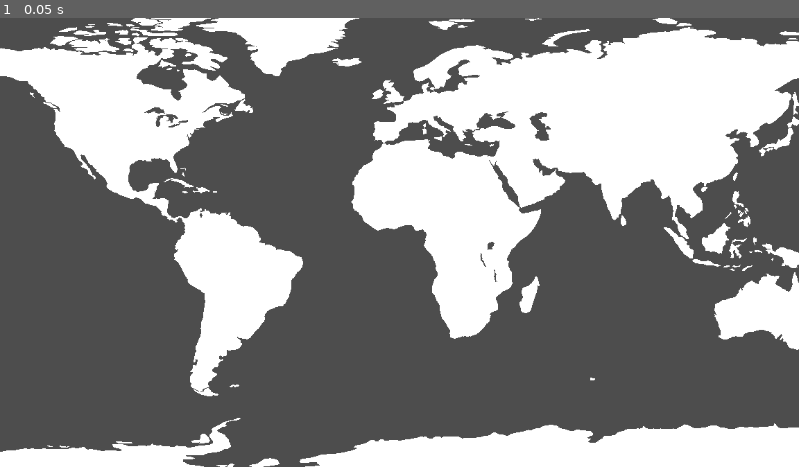
Above: before the commit, frame 1.
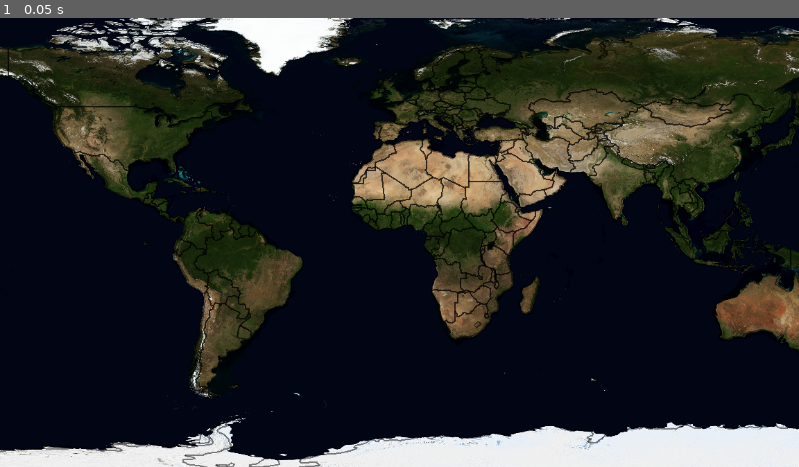
Above: after the commit, the same moment.

Repository: Thomas-Holtvedt/grand-strategy-polygons
Game: Godot game, scene res://Main.tscn
The game is run twice, just before and just after one commit, with the same random seed, the same clock (stepped at 60 frames per second) and the same inputs.
Inputs:
- Up to frame 1 (0.05 s): no input

The runs differ from the first frame. In frame 1, 94% of the frame differs, in the area x 0-100%, y 0-100%.

Commit message:
Graphic and border update

Diff:
--- a/Main.tscn
+++ b/Main.tscn
@@ -1,9 +1,14 @@
-[gd_scene load_steps=2 format=3 uid="uid://de3bo5ne6ch8r"]
+[gd_scene load_steps=3 format=3 uid="uid://de3bo5ne6ch8r"]
 
 [ext_resource type="Script" path="res://main.gd" id="1_2rrpw"]
+[ext_resource type="Texture2D" uid="uid://bi73j6ycwd6j7" path="res://world.200408.3x5400x2700.jpg" id="2_f5waj"]
 
 [node name="Node2D" type="Node2D"]
 script = ExtResource("1_2rrpw")
 
 [node name="Camera2D" type="Camera2D" parent="."]
 zoom = Vector2(4, 4)
+
+[node name="World_200408_3x5400x2700" type="Sprite2D" parent="."]
+scale = Vector2(0.067, 0.067)
+texture = ExtResource("2_f5waj")
--- a/main.gd
+++ b/main.gd
@@ -44,13 +44,22 @@
 	var polygon = Polygon2D.new()
 	polygon.polygon = unique_points
 	polygon.name = str(partid)
+	polygon.modulate = Color(0,0,0,0)
 
 	var collision_polygon = CollisionPolygon2D.new()
 	collision_polygon.polygon = unique_points
 	collision_polygon.name = str(partid)
 
+	var line = Line2D.new()
+	line.points = unique_points
+	line.name = str(partid)
+	line.modulate = Color(0,0,0,0.5)
+	line.width = 0.5
+	line.closed = true
+
 	parent_node.add_child(polygon)
 	parent_node.add_child(collision_polygon)
+	parent_node.add_child(line)
 
 # Called every frame. 'delta' is the elapsed time since the previous frame.
 func _process(delta: float) -> void:
--- a/province.gd
+++ b/province.gd
@@ -14,5 +14,10 @@
 func _on_input_event(viewport: Node, event: InputEvent, shape_idx: int) -> void:
 	if event is InputEventMouseButton and event.button_index == MOUSE_BUTTON_LEFT and event.pressed:
 		for node in get_parent().get_children():
-			node.modulate = Color(1,1,1)
-		self.modulate = Color(1,0,0)
+			if node is Area2D:
+				for subnode in node.get_children():
+					if subnode is Polygon2D:
+						subnode.modulate = Color(1,1,1,0)
+		for subnode in self.get_children():
+			if subnode is Polygon2D:
+				subnode.modulate = Color(1,0,0,0.7)
Binary file added: world.200408.3x5400x2700.jpg
Not shown, added: world.200408.3x5400x2700.jpg.import
